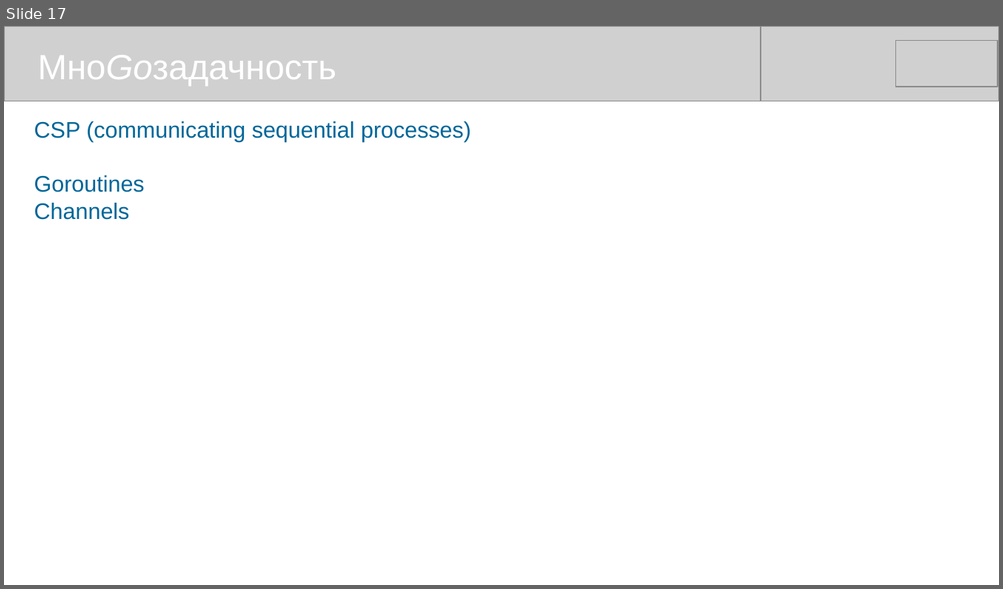
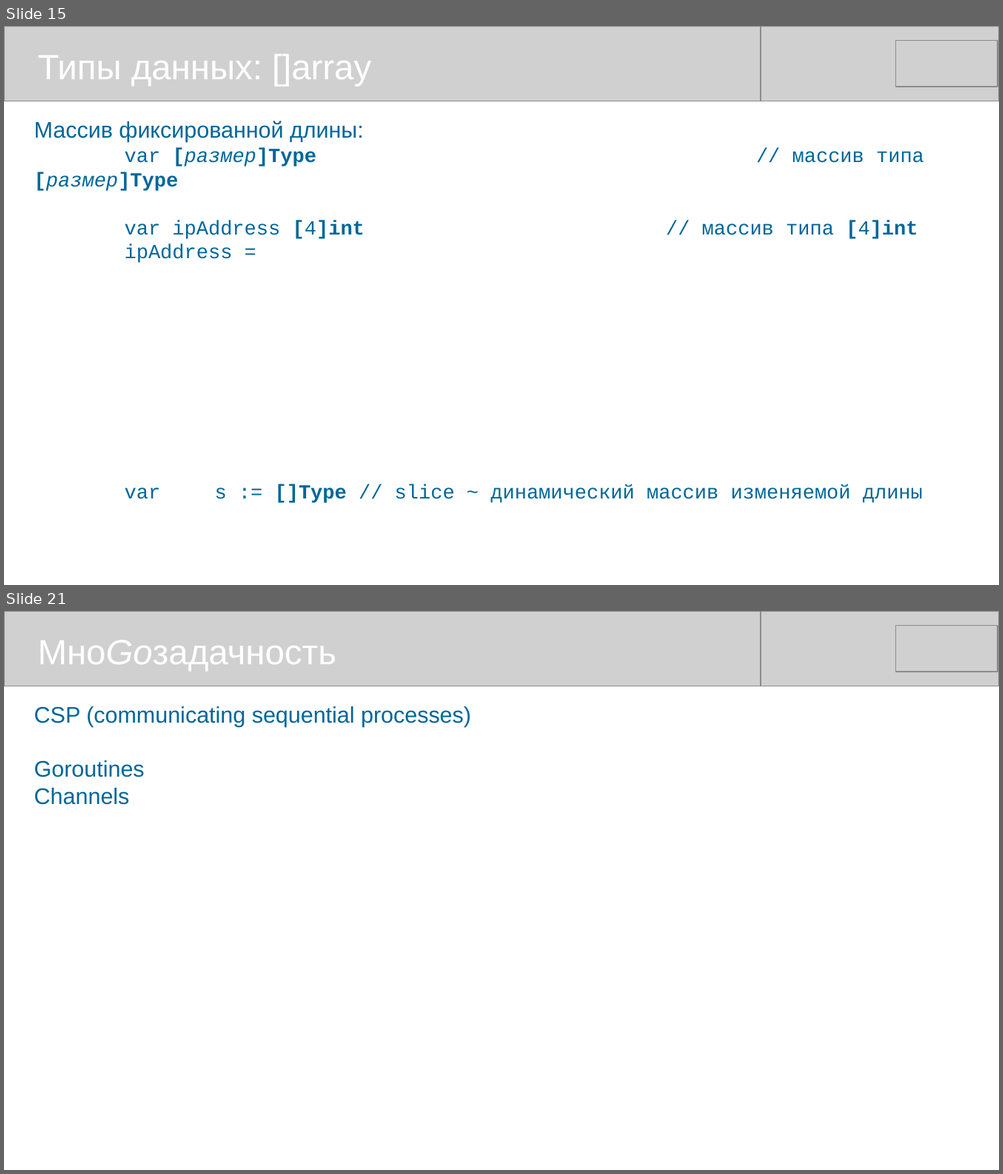
Before and after one commit to mike-shock/Go_language, a slide deck: Go_Intro.odp. Shown one above the other, each under a label of ours: slide 17 before the commit, slides 15 and 21 after it; the slides between them are not shown. The pictures are 1003x589 and 1003x1174 pixels, drawn with LibreOffice and Linux fonts; fonts in the diff are those of the drawing; grey boxes stand for pictures. Boxes give left, top, right and bottom in pixels: in the first picture for what was removed or moved away, otherwise in the second. Text is boxed around its words. In the diff, an @@ line names an element or a change of style, - is before the commit and + after.

```diff
--- a/Go_Intro.odp
+++ b/Go_Intro.odp
@@ slide 15 added at [4,26,999,585], background #FFFFFF @@
@@ picture added at [4,26,760,101] @@
@@ picture added at [242,26,999,101] @@
@@ picture added at [896,41,998,87] @@
@@ text added at [38,54,371,86], 28 pt, text #FFFFFF @@
+Типы данных: []array
@@ text added at [34,121,922,503], 16 pt, text #006699 @@
+Массив фиксированной длины:
+var [размер]Type // массив типа [размер]Type
+var ipAddress [4]int // массив типа [4]int
+ipAddress =
+var s := []Type // slice ~ динамический массив изменяемой длины
@@ what was slide 17 is now slide 21 @@
```
Also in this commit, not shown: 8 slides changed, 4 other slides added, 3 other files.
